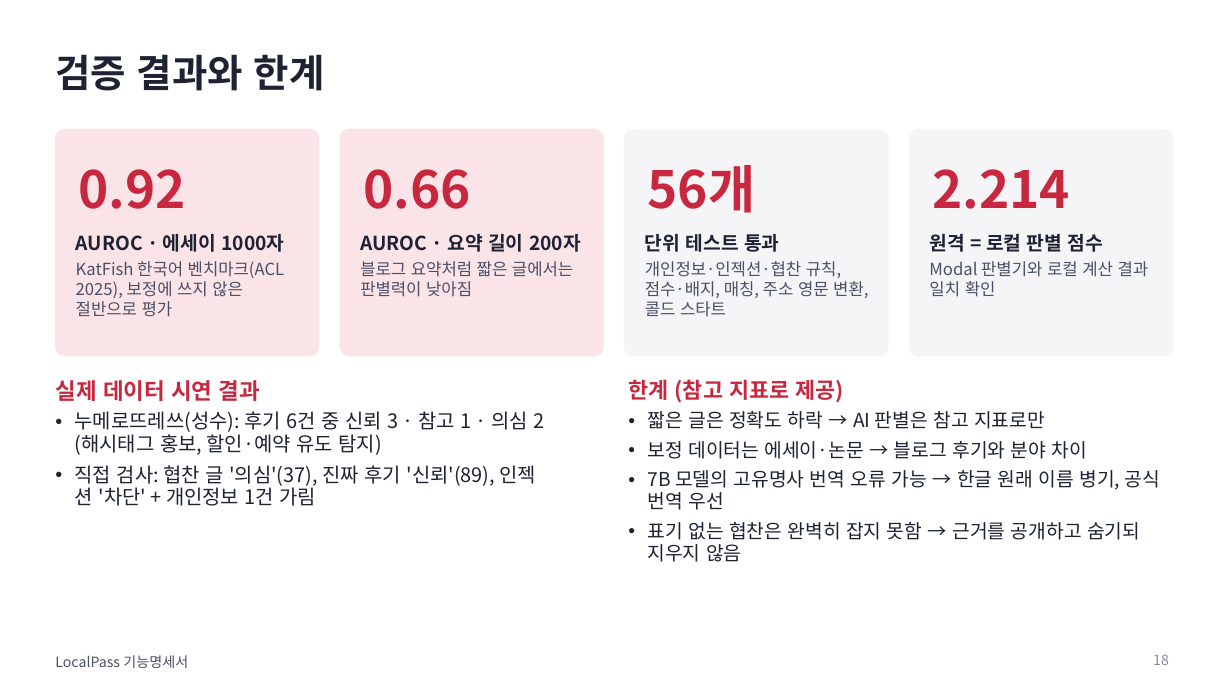
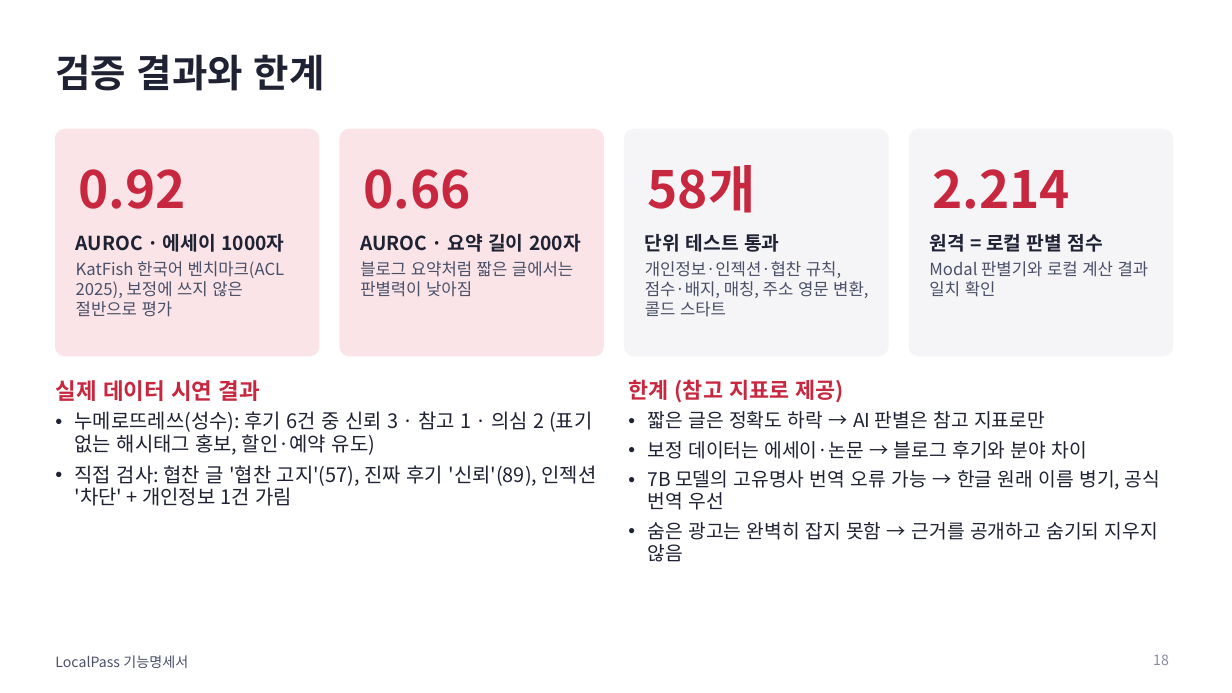
Before and after one commit to 55wind/localpass, a slide deck: slide 18 of docs/LocalPass_기능명세서.pptx. Drawn at 1232x693 pixels with LibreOffice and Linux fonts; fonts in the diff are those of the drawing. Boxes give left, top, right and bottom in pixels: in the first picture for what was removed or moved away, otherwise in the second. Text is boxed around its words. In the diff, an @@ line names an element or a change of style, - is before the commit and + after.

```diff
--- a/docs/LocalPass_기능명세서.pptx
+++ b/docs/LocalPass_기능명세서.pptx
@@ text at [648, 165, 756, 213]: text changed @@
-56개
+58개
@@ text at [75, 411, 597, 506]: text changed @@
-• 누메로뜨레쓰(성수): 후기 6건 중 신뢰 3 · 참고 1 · 의심 2 (해시태그 홍보, 할인·예약 유도 탐지)
-• 직접 검사: 협찬 글 '의심'(37), 진짜 후기 '신뢰'(89), 인젝션 '차단' + 개인정보 1건 가림
+• 누메로뜨레쓰(성수): 후기 6건 중 신뢰 3 · 참고 1 · 의심 2 (표기 없는 해시태그 홍보, 할인·예약 유도)
+• 직접 검사: 협찬 글 '협찬 고지'(57), 진짜 후기 '신뢰'(89), 인젝션 '차단' + 개인정보 1건 가림
@@ text at [648, 522, 1158, 562]: text changed @@
-• 표기 없는 협찬은 완벽히 잡지 못함 → 근거를 공개하고 숨기되 지우지 않음
+• 숨은 광고는 완벽히 잡지 못함 → 근거를 공개하고 숨기되 지우지 않음
```
Also in this commit, not shown: 9 other slides changed, 5 other files.
